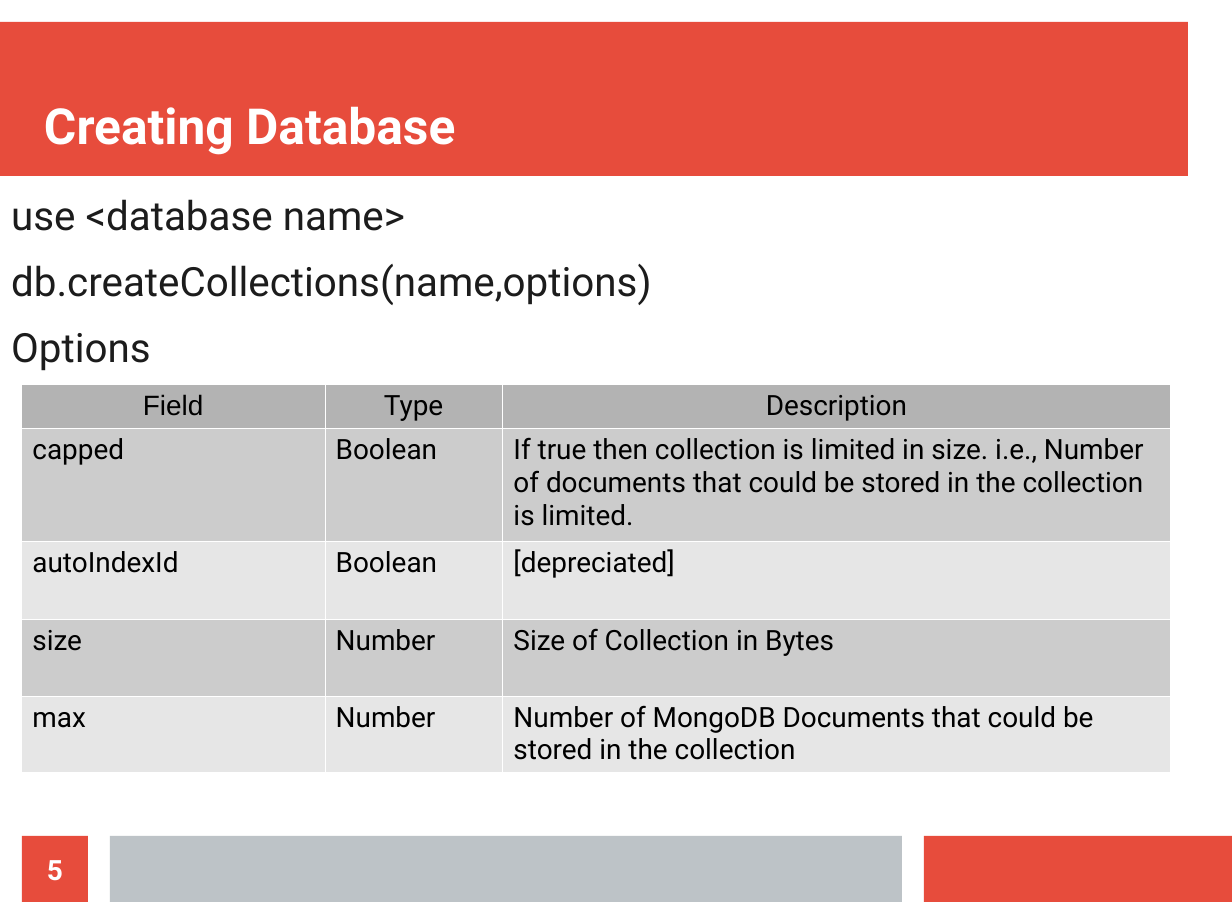
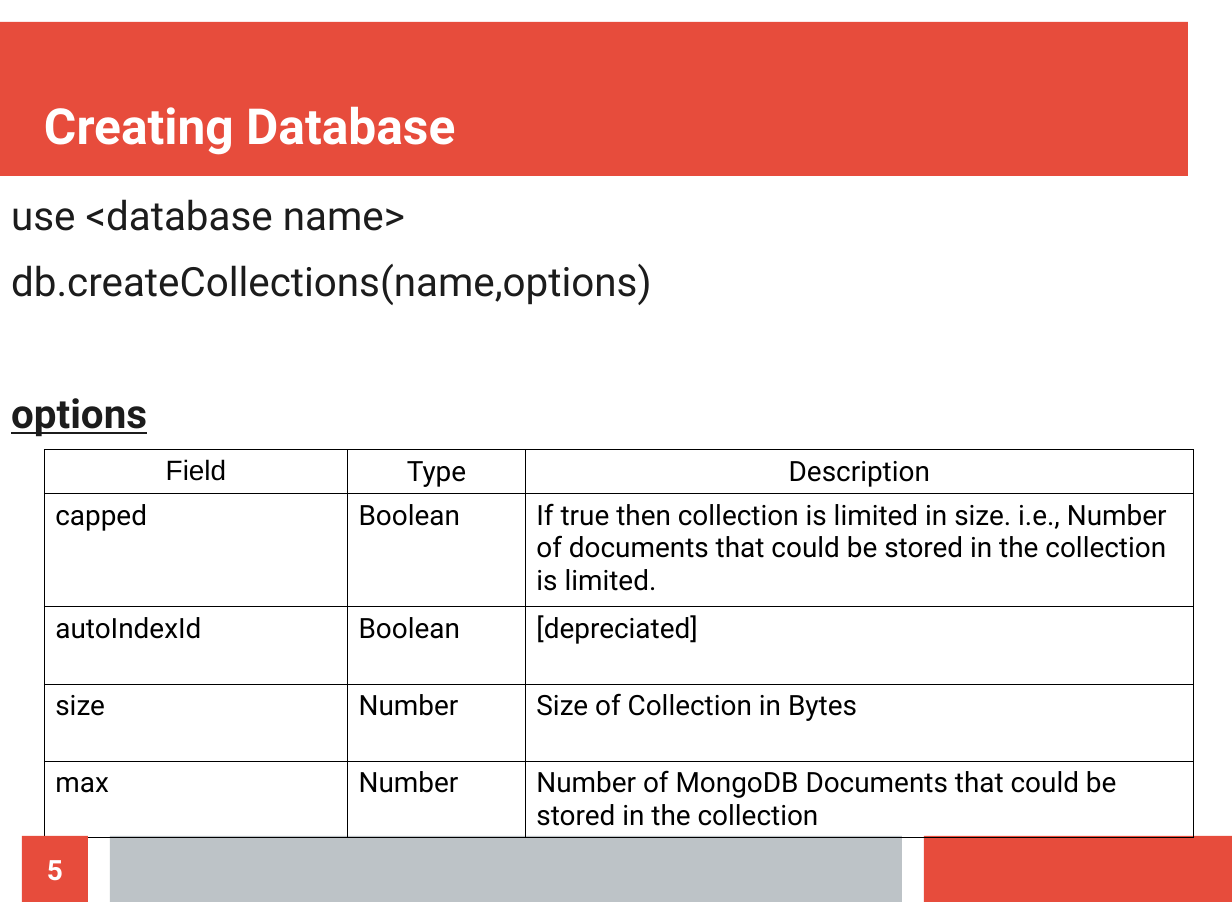
Before and after one commit to oakkar8/CS4350Database, a slide deck: slide 5 of MongoDB.odp. Drawn at 1232x924 pixels with LibreOffice and Linux fonts; fonts in the diff are those of the drawing. Boxes give left, top, right and bottom in pixels: in the first picture for what was removed or moved away, otherwise in the second. Text is boxed around its words. In the diff, an @@ line names an element or a change of style, - is before the commit and + after.

```diff
--- a/MongoDB.odp
+++ b/MongoDB.odp
@@ text at (11, 398, 147, 437): text changed; bold on @@
-Options
+options
@@ table at (45, 449, 1194, 835) @@
@@ fill #B3B3B3 to none in row 1 @@
@@ fill #CCCCCC to none in 6 cells @@
@@ fill #E6E6E6 to none in 6 cells @@
@@ borders changed @@
@@ table: place and size @@
-table at (21, 385, 1171, 770)
+table at (45, 449, 1194, 835)
```
Also in this commit, not shown: 1 other slide changed, 1 slide added.
